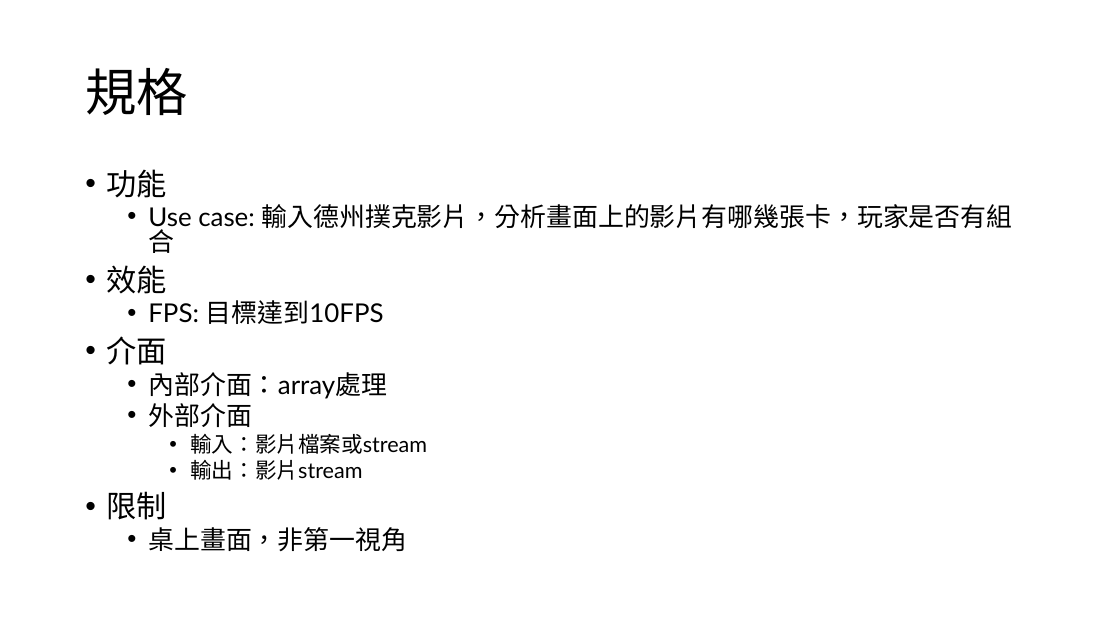
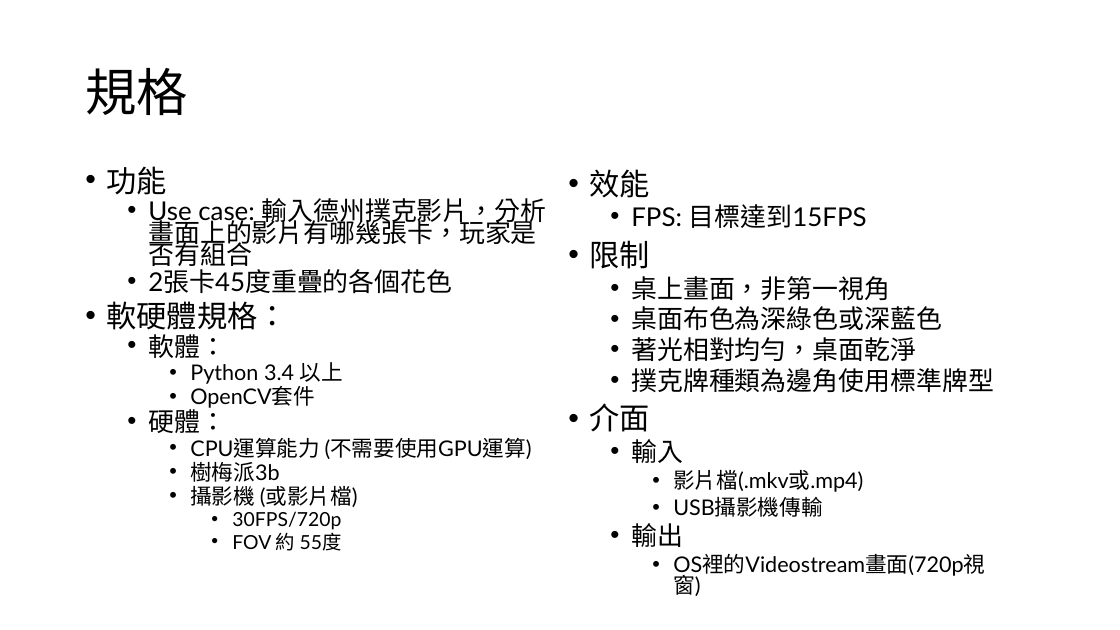
Before and after one commit to kennygnw/poker_detection_endterm, a slide deck: slide 2 of poker.pptx. Drawn at 1120x630 pixels with LibreOffice and Linux fonts; fonts in the diff are those of the drawing. Boxes give left, top, right and bottom in pixels: in the first picture for what was removed or moved away, otherwise in the second. Text is boxed around its words. In the diff, an @@ line names an element or a change of style, - is before the commit and + after.

Commit message:
update ppt

```diff
--- a/poker.pptx
+++ b/poker.pptx
@@ text at <box>106,166,547,270</box>: line spacing 0.8 to 0.7 @@
@@ text added at <box>589,169,994,577</box>, 22.2 pt, text #000000 @@
+• 效能
+  • FPS: 目標達到15FPS
+• 限制
+  • 桌上畫面，非第一視角
+  • 桌面布色為深綠色或深藍色
+  • 著光相對均勻，桌面乾淨
+  • 撲克牌種類為邊角使用標準牌型
+• 介面
+  • 輸入
+    • 影片檔(.mkv或.mp4)
+    • USB攝影機傳輸
+  • 輸出
+    • OS裡的Videostream畫面(720p視窗)
@@ text at <box>106,269,532,551</box>: text changed; size 22.2 to 18.5 pt @@
-• 效能
-  • FPS: 目標達到10FPS
-• 介面
-  • 內部介面：array處理
-  • 外部介面
-    • 輸入：影片檔案或stream
-    • 輸出：影片stream
-• 限制
-  • 桌上畫面，非第一視角
+  • 2張卡45度重疊的各個花色
+• 軟硬體規格：
+  • 軟體：
+    • Python 3.4 以上
+    • OpenCV套件
+  • 硬體：
+    • CPU運算能力 (不需要使用GPU運算)
+    • 樹梅派3b
+    • 攝影機 (或影片檔)
+      • 30FPS/720p
+      • FOV 約 55度
```
Also in this commit, not shown: 1 other slide changed.
